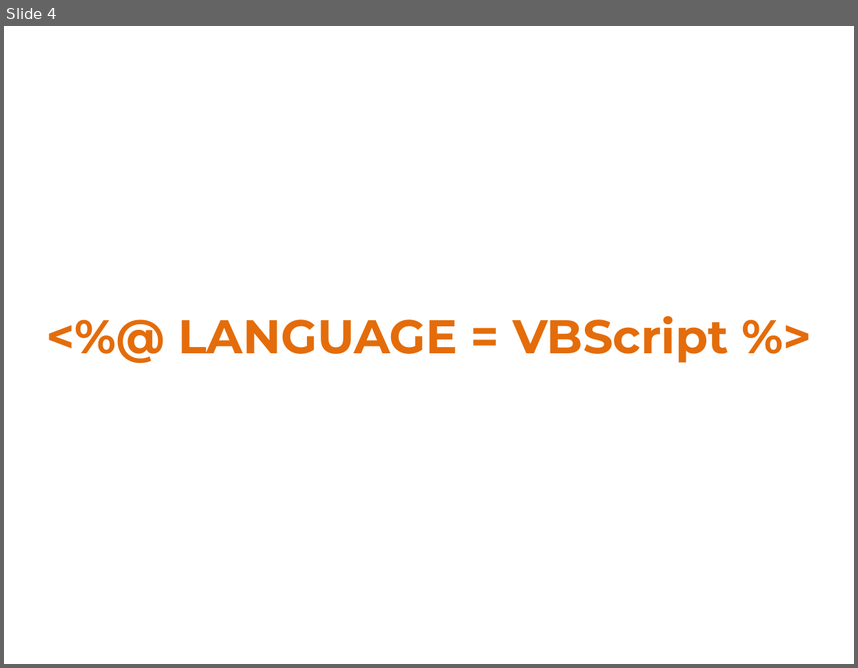
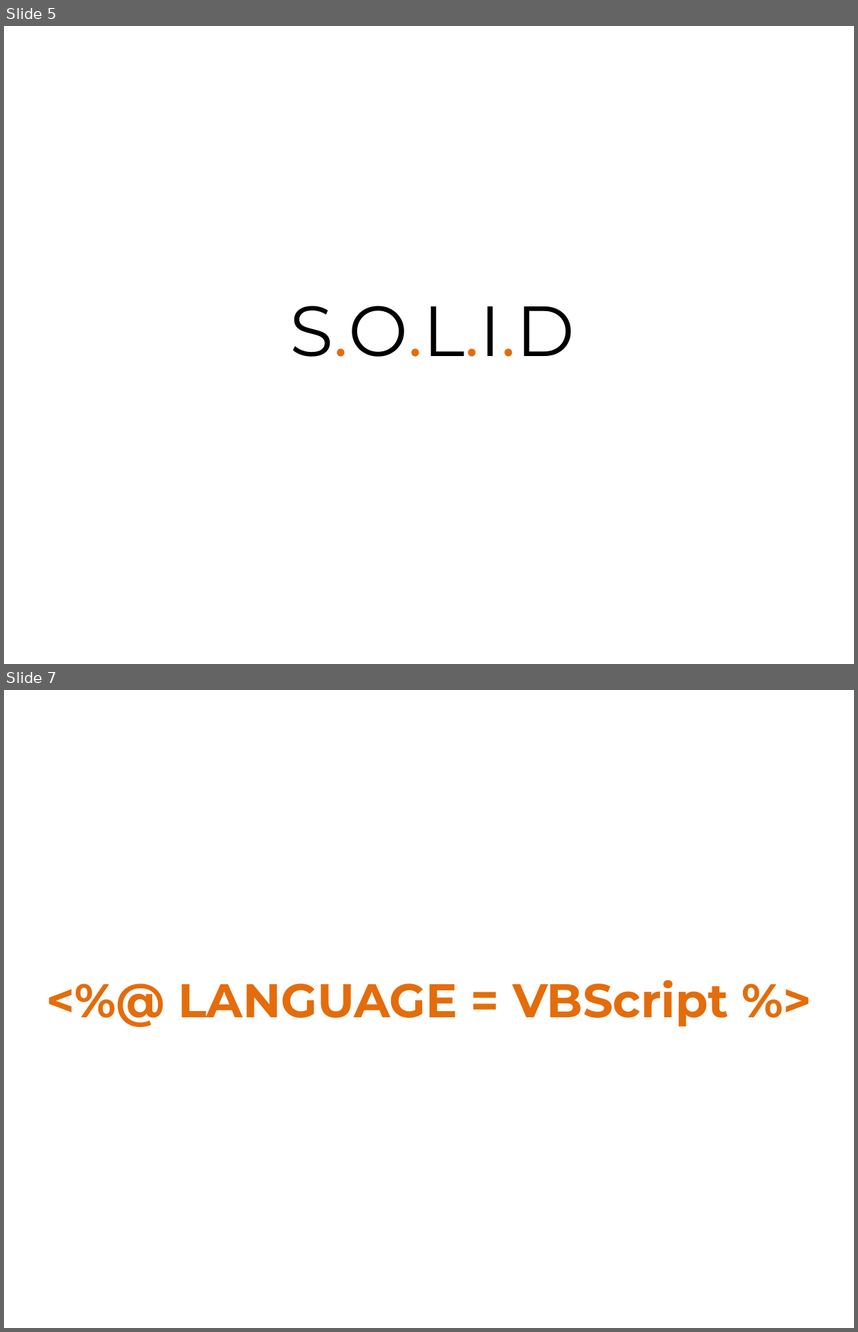
Before and after one commit to leebrandt/Presentations, a slide deck: MVP For Web Forms/MVP.pptx. Shown one above the other, each under a label of ours: slide 4 before the commit, slides 5 and 7 after it; the slides between them are not shown. The pictures are 858x668 and 858x1332 pixels, drawn with LibreOffice and Linux fonts; fonts in the diff are those of the drawing. Boxes give left, top, right and bottom in pixels: in the first picture for what was removed or moved away, otherwise in the second. Text is boxed around its words. In the diff, an @@ line names an element or a change of style, - is before the commit and + after.

```diff
--- a/MVP For Web Forms/MVP.pptx
+++ b/MVP For Web Forms/MVP.pptx
@@ slide 5 added at [4,26,854,664], background #FFFFFF @@
@@ text added at [290,305,575,357], 60 pt, text #000000 @@
+S.O.L.I.D
@@ what was slide 4 is now slide 7 @@
```
Also in this commit, not shown: 6 slides changed, 7 other slides added, 1 slide removed, 2 other files.
